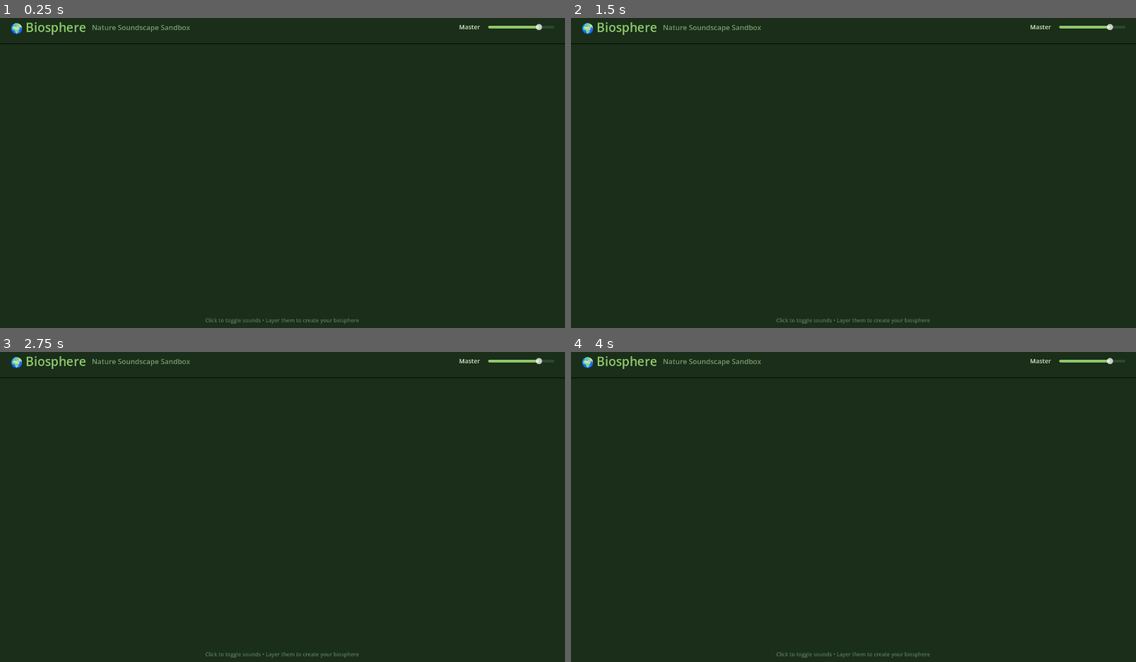
Above: before the commit, frames 1-4 (two rows, left to right).
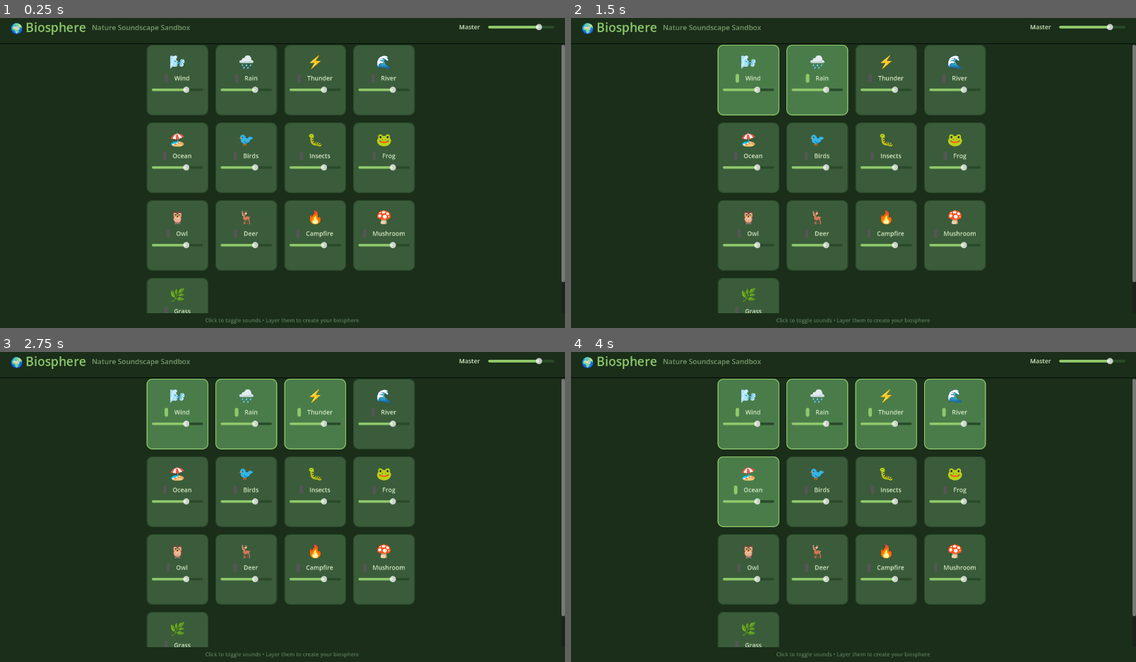
Above: after the commit, the same moments.

Repository: ishanrawat97/biosphere
Game: Godot game, scene res://scenes/main.tscn
The game is run twice, just before and just after one commit, with the same random seed, the same clock (stepped at 60 frames per second) and the same inputs.
Inputs (mouse positions are in pixels of both pictures, inside the frame that each line leads up to):
- Up to frame 1 (0.25 s): no input
- Up to frame 2 (1.5 s): click (746, 80) at 0.52 s; click (819, 80) at 1.27 s
- Up to frame 3 (2.75 s): click (316, 414) at 2.02 s
- Up to frame 4 (4 s): click (955, 414) at 2.77 s; click (746, 491) at 3.52 s

The runs differ from the first frame. In frame 1, 31% of the frame differs, in the area x 26-100%, y 8-96%; in frame 2, 31%; in frame 3, 31%; in frame 4, 31%, in the area x 25-100%, y 8-96%.
Error before the commit: Parse Error: Cannot infer the type of "env" variable because the value doesn't have a set type. (res://scripts/synth/rain_synth.gd:26)

Commit message:
Replace all := type inference with explicit types in synth scripts
Eliminates all Variant type inference errors from sin(), absf(),
pow(), clampf(), _white_noise(), and other built-in functions that
return Variant in GDScript.

Co-Authored-By: Claude Opus 4.6 <noreply@anthropic.com>

Diff:
--- a/scripts/synth/base_synth.gd
+++ b/scripts/synth/base_synth.gd
@@ -24,21 +24,21 @@
 		_fade_progress = 0.0
 
 func fill_buffer(buffer: PackedVector2Array) -> void:
-	var frames := buffer.size()
-	var dt := 1.0 / SAMPLE_RATE
+	var frames: int = buffer.size()
+	var dt: float = 1.0 / SAMPLE_RATE
 	for i in frames:
-		var sample := 0.0
+		var sample: float = 0.0
 		if active:
 			sample = _generate_sample(dt) * volume
 			if _fading_out:
 				_fade_progress += dt
-				var fade_factor := 1.0 - clampf(_fade_progress / FADE_OUT_TIME, 0.0, 1.0)
+				var fade_factor: float = 1.0 - clampf(_fade_progress / FADE_OUT_TIME, 0.0, 1.0)
 				sample *= fade_factor
 				if _fade_progress >= FADE_OUT_TIME:
 					active = false
 					_fading_out = false
 		time += dt
-		var v := clampf(sample, -1.0, 1.0)
+		var v: float = clampf(sample, -1.0, 1.0)
 		buffer[i] = Vector2(v, v)
 
 func _generate_sample(_dt: float) -> float:
--- a/scripts/synth/bird_synth.gd
+++ b/scripts/synth/bird_synth.gd
@@ -12,8 +12,8 @@
 func _generate_sample(dt: float) -> float:
 	# Spawn chirp events
 	if time >= next_chirp_time:
-		var base_freq := randf_range(1500.0, 4000.0)
-		var sweep_dir := 1.0 if randf() > 0.4 else -1.0
+		var base_freq: float = randf_range(1500.0, 4000.0)
+		var sweep_dir: float = 1.0 if randf() > 0.4 else -1.0
 		chirps.append({
 			"life": 0.0,
 			"dur": randf_range(0.05, 0.15),
@@ -28,8 +28,8 @@
 		else:
 			next_chirp_time = time + randf_range(0.3, 1.2)
 
-	var sample := 0.0
-	var i := chirps.size() - 1
+	var sample: float = 0.0
+	var i: int = chirps.size() - 1
 	while i >= 0:
 		var c: Dictionary = chirps[i]
 		c["life"] += dt
--- a/scripts/synth/campfire_synth.gd
+++ b/scripts/synth/campfire_synth.gd
@@ -10,12 +10,12 @@
 	next_pop = time + randf_range(0.1, 0.5)
 
 func _generate_sample(dt: float) -> float:
-	var sample := 0.0
+	var sample: float = 0.0
 
 	# Base crackle: filtered noise
-	var cutoff := 3000.0 + _white_noise() * 1000.0
-	var rc := 1.0 / (TAU * cutoff)
-	var alpha := dt / (rc + dt)
+	var cutoff: float = 3000.0 + _white_noise() * 1000.0
+	var rc: float = 1.0 / (TAU * cutoff)
+	var alpha: float = dt / (rc + dt)
 	crackle_lp = crackle_lp + alpha * (_white_noise() - crackle_lp)
 	sample += crackle_lp * 0.2
 
--- a/scripts/synth/deer_synth.gd
+++ b/scripts/synth/deer_synth.gd
@@ -34,23 +34,23 @@
 	saw_phase += call_freq * dt
 	if saw_phase > 1.0:
 		saw_phase -= 1.0
-	var saw := saw_phase * 2.0 - 1.0
+	var saw: float = saw_phase * 2.0 - 1.0
 
 	# Band-pass filter (LP then HP)
-	var lp_cutoff := 400.0
-	var rc_lp := 1.0 / (TAU * lp_cutoff)
-	var alpha_lp := dt / (rc_lp + dt)
+	var lp_cutoff: float = 400.0
+	var rc_lp: float = 1.0 / (TAU * lp_cutoff)
+	var alpha_lp: float = dt / (rc_lp + dt)
 	bp_prev = bp_prev + alpha_lp * (saw - bp_prev)
 
-	var hp_cutoff := 80.0
-	var rc_hp := 1.0 / (TAU * hp_cutoff)
-	var alpha_hp := rc_hp / (rc_hp + dt)
+	var hp_cutoff: float = 80.0
+	var rc_hp: float = 1.0 / (TAU * hp_cutoff)
+	var alpha_hp: float = rc_hp / (rc_hp + dt)
 	hp_prev = alpha_hp * (hp_prev + bp_prev - hp_input_prev)
 	hp_input_prev = bp_prev
 
 	# Envelope
-	var t_norm := call_life / call_dur
-	var env := 1.0
+	var t_norm: float = call_life / call_dur
+	var env: float = 1.0
 	if t_norm < 0.15:
 		env = t_norm / 0.15
 	elif t_norm > 0.6:
--- a/scripts/synth/frog_synth.gd
+++ b/scripts/synth/frog_synth.gd
@@ -33,7 +33,7 @@
 	croak_life += dt
 
 	# FM synthesis croak
-	var mod_freq := croak_freq * 2.0
+	var mod_freq: float = croak_freq * 2.0
 	mod_phase += mod_freq * dt * TAU
 	if mod_phase > TAU:
 		mod_phase -= TAU
@@ -44,8 +44,8 @@
 		carrier_phase -= TAU
 
 	# Envelope: quick attack, sustain, quick release
-	var t_norm := croak_life / croak_dur
-	var env := 1.0
+	var t_norm: float = croak_life / croak_dur
+	var env: float = 1.0
 	if t_norm < 0.1:
 		env = t_norm / 0.1
 	elif t_norm > 0.7:
--- a/scripts/synth/grass_synth.gd
+++ b/scripts/synth/grass_synth.gd
@@ -6,12 +6,12 @@
 var am_phase := 0.0
 
 func _generate_sample(dt: float) -> float:
-	var noise := _white_noise()
+	var noise: float = _white_noise()
 
 	# High-pass filter for airy rustling
-	var hp_cutoff := 3000.0
-	var rc := 1.0 / (TAU * hp_cutoff)
-	var alpha := rc / (rc + dt)
+	var hp_cutoff: float = 3000.0
+	var rc: float = 1.0 / (TAU * hp_cutoff)
+	var alpha: float = rc / (rc + dt)
 	hp_prev = alpha * (hp_prev + noise - hp_input_prev)
 	hp_input_prev = noise
 
--- a/scripts/synth/insect_synth.gd
+++ b/scripts/synth/insect_synth.gd
@@ -29,6 +29,6 @@
 
 	# Slow on/off pattern
 	var pattern: float = sin(time * 0.5 * TAU)
-	var gate := 1.0 if pattern > -0.3 else 0.0
+	var gate: float = 1.0 if pattern > -0.3 else 0.0
 
 	return carrier * am * gate * 0.2
--- a/scripts/synth/mushroom_synth.gd
+++ b/scripts/synth/mushroom_synth.gd
@@ -8,7 +8,7 @@
 
 func _generate_sample(dt: float) -> float:
 	# Three detuned sines creating a shimmer pad
-	var base_freq := 220.0
+	var base_freq: float = 220.0
 
 	phase1 += base_freq * dt * TAU
 	if phase1 > TAU:
--- a/scripts/synth/ocean_synth.gd
+++ b/scripts/synth/ocean_synth.gd
@@ -20,15 +20,15 @@
 
 	# Wave crest shape: rises slowly, crashes quickly
 	var env: float = sin(wave_phase * PI)
-	env = pow(env, 0.7)
+	env = pow(env, 0.7) as float
 
 	# Filtered noise for wave sound
-	var cutoff := 600.0 + env * 1500.0
-	var rc := 1.0 / (TAU * cutoff)
-	var alpha := dt / (rc + dt)
+	var cutoff: float = 600.0 + env * 1500.0
+	var rc: float = 1.0 / (TAU * cutoff)
+	var alpha: float = dt / (rc + dt)
 	lp_prev = lp_prev + alpha * (_white_noise() - lp_prev)
 
-	var sample := lp_prev * (0.2 + env * 0.4)
+	var sample: float = lp_prev * (0.2 + env * 0.4)
 
 	# Sub-bass thud at wave crest
 	if env > 0.7:
--- a/scripts/synth/owl_synth.gd
+++ b/scripts/synth/owl_synth.gd
@@ -47,7 +47,7 @@
 		owl_phase -= TAU
 
 	# Smooth envelope
-	var t_norm := hoot_life / hoot_dur
+	var t_norm: float = hoot_life / hoot_dur
 	var env: float = sin(t_norm * PI)
 	env = pow(env, 0.5)
 
--- a/scripts/synth/rain_synth.gd
+++ b/scripts/synth/rain_synth.gd
@@ -17,13 +17,13 @@
 		next_drop_time = time + randf_range(0.0005, 0.005)
 
 	# Sum active drops
-	var sample := 0.0
-	var i := drops.size() - 1
+	var sample: float = 0.0
+	var i: int = drops.size() - 1
 	while i >= 0:
-		var d := drops[i]
+		var d: Dictionary = drops[i]
 		d["life"] += dt
 		if d["life"] < d["dur"]:
-			var env := 1.0 - d["life"] / d["dur"]
+			var env: float = 1.0 - d["life"] / d["dur"]
 			sample += _white_noise() * env * d["amp"] * 0.15
 		else:
 			drops.remove_at(i)
@@ -34,8 +34,8 @@
 		drops = drops.slice(drops.size() - 80)
 
 	# Ambient rain floor
-	var rc := 1.0 / (TAU * 2000.0)
-	var alpha := dt / (rc + dt)
+	var rc: float = 1.0 / (TAU * 2000.0)
+	var alpha: float = dt / (rc + dt)
 	lp_prev = lp_prev + alpha * (_white_noise() - lp_prev)
 	sample += lp_prev * 0.15
 
--- a/scripts/synth/river_synth.gd
+++ b/scripts/synth/river_synth.gd
@@ -17,19 +17,19 @@
 		lfo2_phase -= TAU
 
 	var mod: float = (sin(lfo1_phase) + sin(lfo2_phase) * 0.6) * 0.5
-	var noise := _white_noise()
+	var noise: float = _white_noise()
 
 	# Band-pass: LP at 3000 Hz then HP at 200 Hz
-	var lp_cutoff := 2500.0 + mod * 500.0
-	var rc_lp := 1.0 / (TAU * lp_cutoff)
-	var alpha_lp := dt / (rc_lp + dt)
+	var lp_cutoff: float = 2500.0 + mod * 500.0
+	var rc_lp: float = 1.0 / (TAU * lp_cutoff)
+	var alpha_lp: float = dt / (rc_lp + dt)
 	lp_prev = lp_prev + alpha_lp * (noise - lp_prev)
 
-	var hp_cutoff := 200.0
-	var rc_hp := 1.0 / (TAU * hp_cutoff)
-	var alpha_hp := rc_hp / (rc_hp + dt)
+	var hp_cutoff: float = 200.0
+	var rc_hp: float = 1.0 / (TAU * hp_cutoff)
+	var alpha_hp: float = rc_hp / (rc_hp + dt)
 	hp_prev = alpha_hp * (hp_prev + lp_prev - hp_input_prev)
 	hp_input_prev = lp_prev
 
-	var sample := hp_prev * (0.4 + mod * 0.1)
+	var sample: float = hp_prev * (0.4 + mod * 0.1)
 	return sample
--- a/scripts/synth/thunder_synth.gd
+++ b/scripts/synth/thunder_synth.gd
@@ -12,7 +12,7 @@
 	crack_env = 0.0
 
 func _generate_sample(dt: float) -> float:
-	var sample := 0.0
+	var sample: float = 0.0
 
 	# Low rumble
 	rumble_phase += 40.0 * dt * TAU
@@ -21,8 +21,8 @@
 	sample += sin(rumble_phase) * 0.15
 
 	# Filtered noise rumble bed
-	var rc := 1.0 / (TAU * 150.0)
-	var alpha := dt / (rc + dt)
+	var rc: float = 1.0 / (TAU * 150.0)
+	var alpha: float = dt / (rc + dt)
 	lp_prev = lp_prev + alpha * (_white_noise() - lp_prev)
 	sample += lp_prev * 0.2
 
--- a/scripts/synth/wind_synth.gd
+++ b/scripts/synth/wind_synth.gd
@@ -10,11 +10,11 @@
 	if lfo_phase > TAU:
 		lfo_phase -= TAU
 	var lfo: float = (sin(lfo_phase) + sin(lfo_phase * 0.7)) * 0.5
-	var cutoff := 800.0 + lfo * 400.0
+	var cutoff: float = 800.0 + lfo * 400.0
 
 	# Simple one-pole low-pass filter on white noise
-	var rc := 1.0 / (TAU * cutoff)
-	var alpha := dt / (rc + dt)
-	var noise := _white_noise()
+	var rc: float = 1.0 / (TAU * cutoff)
+	var alpha: float = dt / (rc + dt)
+	var noise: float = _white_noise()
 	prev_sample = prev_sample + alpha * (noise - prev_sample)
 	return prev_sample * 0.6
Not shown, added: scripts/synth/base_synth.gd.uid
Not shown, added: scripts/synth/bird_synth.gd.uid
Not shown, added: scripts/synth/campfire_synth.gd.uid
Not shown, added: scripts/synth/deer_synth.gd.uid
Not shown, added: scripts/synth/frog_synth.gd.uid
Not shown, added: scripts/synth/grass_synth.gd.uid
Not shown, added: scripts/synth/insect_synth.gd.uid
Not shown, added: scripts/synth/mushroom_synth.gd.uid
Not shown, added: scripts/synth/ocean_synth.gd.uid
Not shown, added: scripts/synth/owl_synth.gd.uid
Not shown, added: scripts/synth/rain_synth.gd.uid
Not shown, added: scripts/synth/river_synth.gd.uid
(and 2 more such lines)
